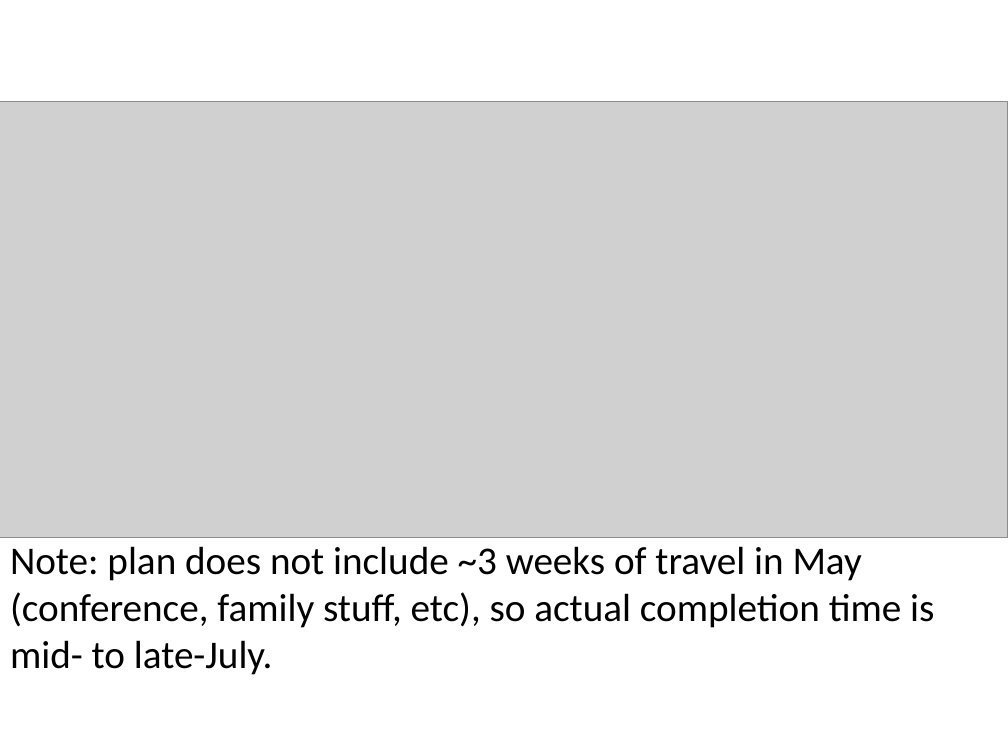
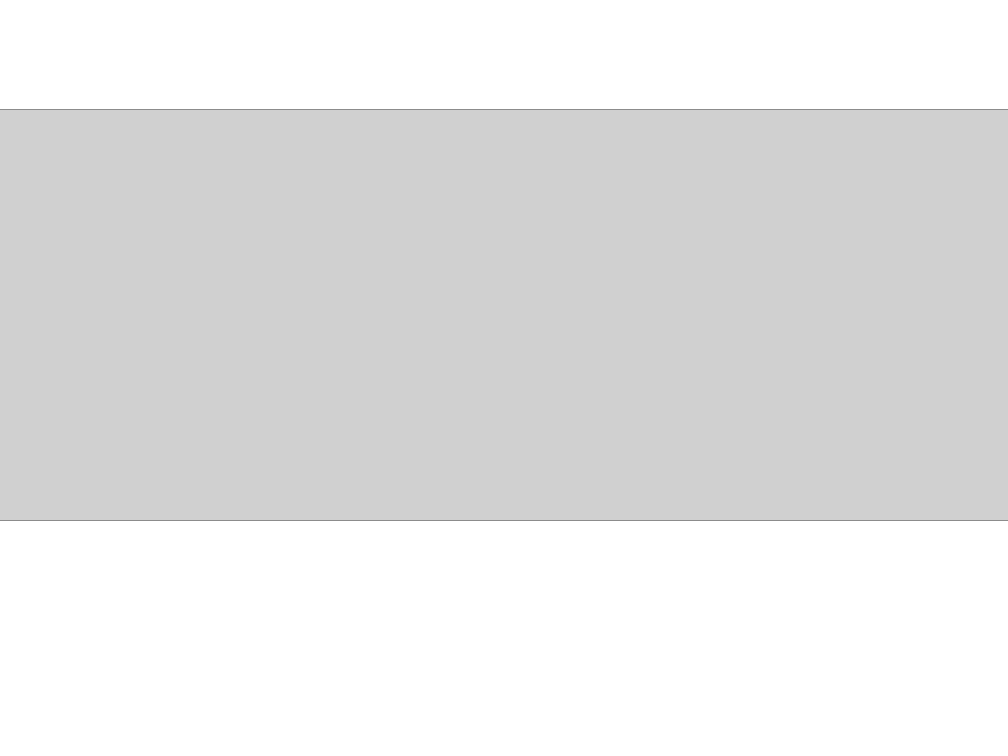
Before and after one commit to Stinnett/DataScience, a slide deck: slide 3 of Presentations/TDI_P2P_ShortPitch.pptx. Drawn at 1008x756 pixels with LibreOffice and Linux fonts; fonts in the diff are those of the drawing; grey boxes stand for pictures; background and template pictures are left out. Boxes give left, top, right and bottom in pixels: in the first picture for what was removed or moved away, otherwise in the second. Text is boxed around its words. In the diff, an @@ line names an element or a change of style, - is before the commit and + after.

Commit message:
Updated presentation
Cleaned up Ganntt chart

```diff
--- a/Presentations/TDI_P2P_ShortPitch.pptx
+++ b/Presentations/TDI_P2P_ShortPitch.pptx
@@ picture: place and size @@
-picture at [0, 102, 1008, 538]
+picture at [0, 109, 1008, 520]
@@ text removed at [10, 546, 934, 675] @@
-Note: plan does not include ~3 weeks of travel in May (conference, family stuff, etc), so actual completion time is mid- to late-July.
```
Also in this commit, not shown: 2 other files.
